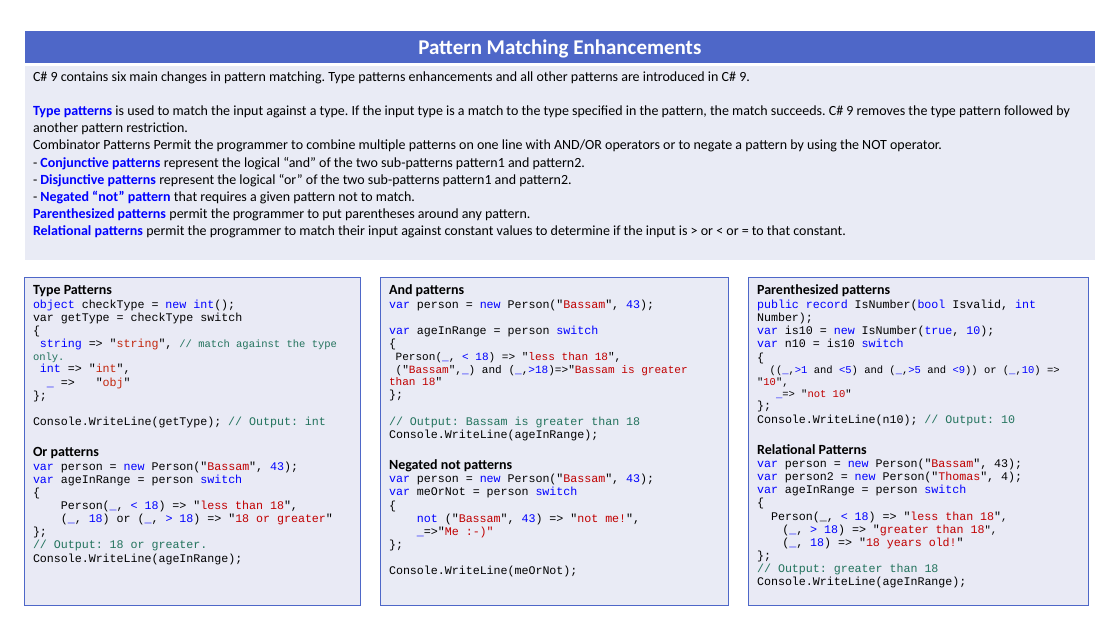
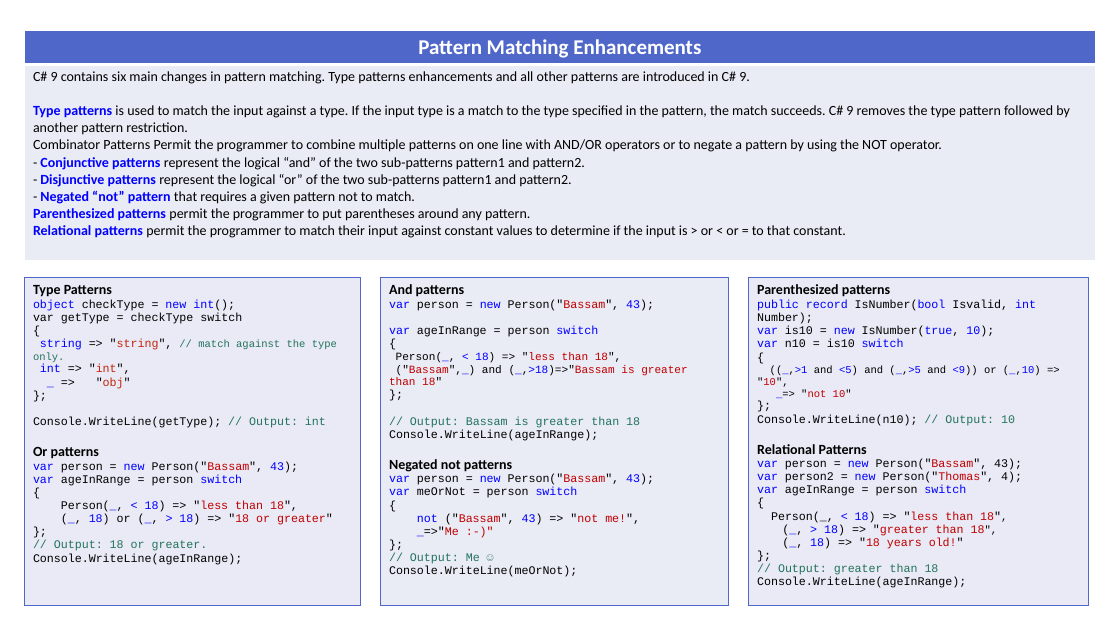
Before and after one commit to alugili/CSharp-9-CheatSheet, a slide deck: slide 2 of CSharp_9_CheatSheet.pptx. Drawn at 1120x630 pixels with LibreOffice and Linux fonts; fonts in the diff are those of the drawing. Boxes give left, top, right and bottom in pixels: in the first picture for what was removed or moved away, otherwise in the second. Text is boxed around its words. In the diff, an @@ line names an element or a change of style, - is before the commit and + after.

```diff
--- a/CSharp_9_CheatSheet.pptx
+++ b/CSharp_9_CheatSheet.pptx
@@ table at [381,277,728,606] @@
@@ row 1, column 1: "And patterns / var person = new Person("Bassam", 43); / var ageInRange = person switch / { / Person(_, < 18) => "less than 18", / ("Bassam",_) and (_,>18)=>"Bassam is greater than 18" / }; / // Output: Bassam is greater than 18 / Console.WriteLine(ageInRange); / Negated not patterns / var person = new Person("Bassam", 43); / var meOrNot = person switch / { / not ("Bassam", 43) => "not me!", / _=>"Me :-)" / }; / Console.WriteLine(meOrNot);" to "And patterns / var person = new Person("Bassam", 43); / var ageInRange = person switch / { / Person(_, < 18) => "less than 18", / ("Bassam",_) and (_,>18)=>"Bassam is greater than 18" / }; / // Output: Bassam is greater than 18 / Console.WriteLine(ageInRange); / Negated not patterns / var person = new Person("Bassam", 43); / var meOrNot = person switch / { / not ("Bassam", 43) => "not me!", / _=>"Me :-)" / }; / // Output: Me ☺ / Console.WriteLine(meOrNot);" @@
```
Also in this commit, not shown: 1 other slide changed, 1 other file.
